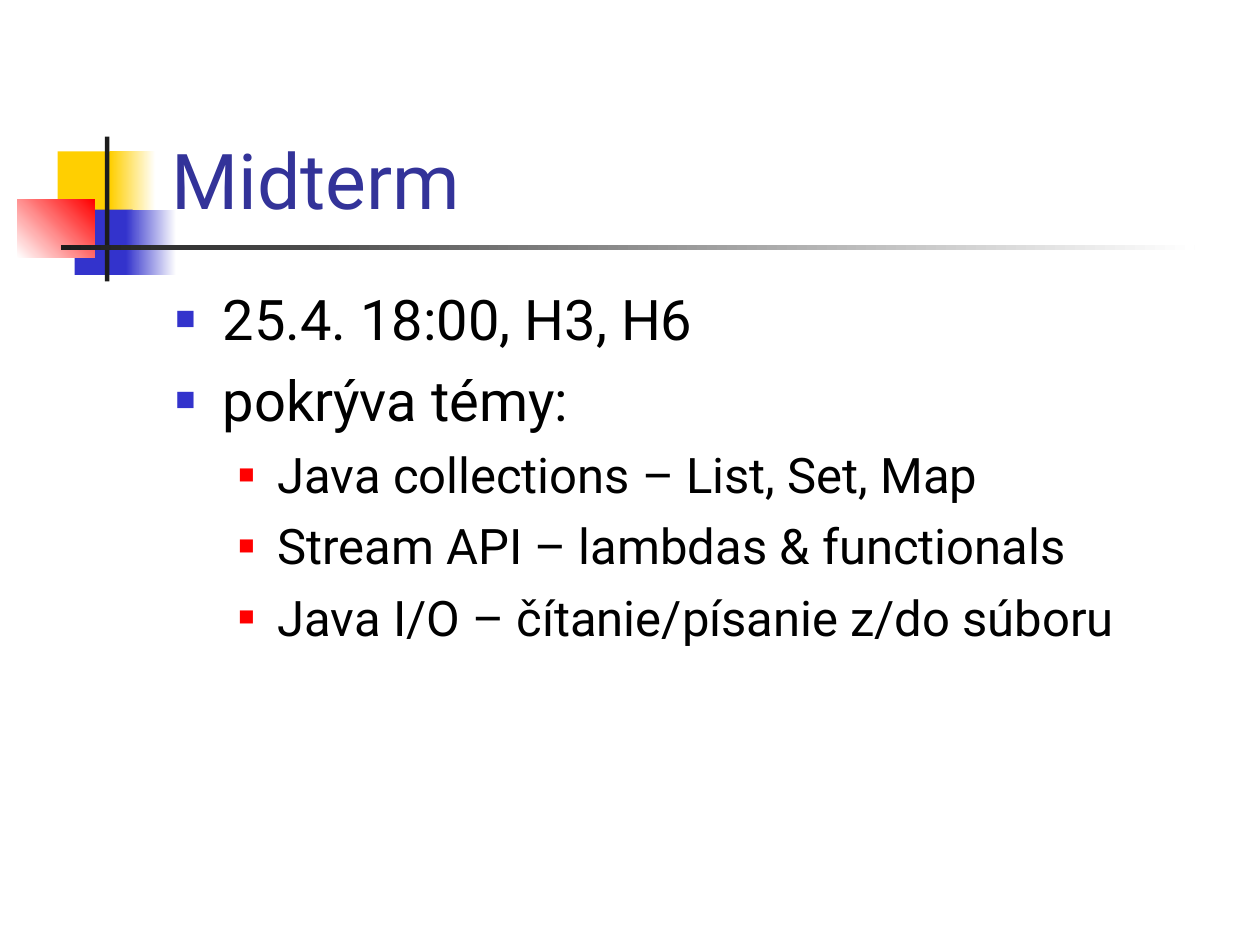
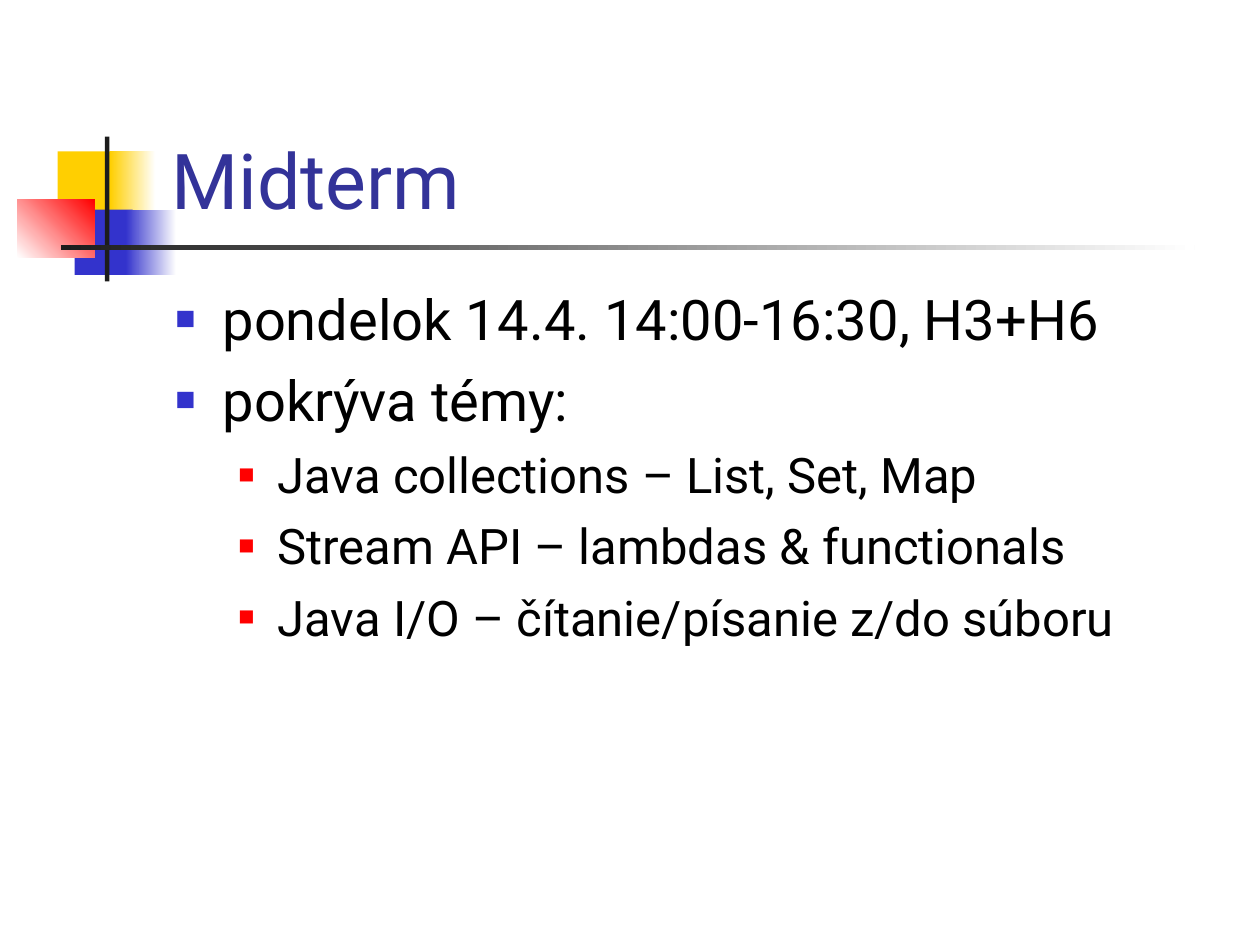
Before and after one commit to Programovanie4/Prednasky, a slide deck: slide 3 of 06/06_java.ppt. Drawn at 1260x945 pixels with LibreOffice and Linux fonts; fonts in the diff are those of the drawing. Boxes give left, top, right and bottom in pixels: in the first picture for what was removed or moved away, otherwise in the second. Text is boxed around its words. In the diff, an @@ line names an element or a change of style, - is before the commit and + after.

```diff
--- a/06/06_java.ppt
+++ b/06/06_java.ppt
@@ text at (223,298,1099,352): text changed @@
-■ 25.4. 18:00, H3, H6
+■ pondelok 14.4. 14:00-16:30, H3+H6
```
Also in this commit, not shown: 2 other slides changed, 1 slide added, 1 slide removed, 2 other files.
